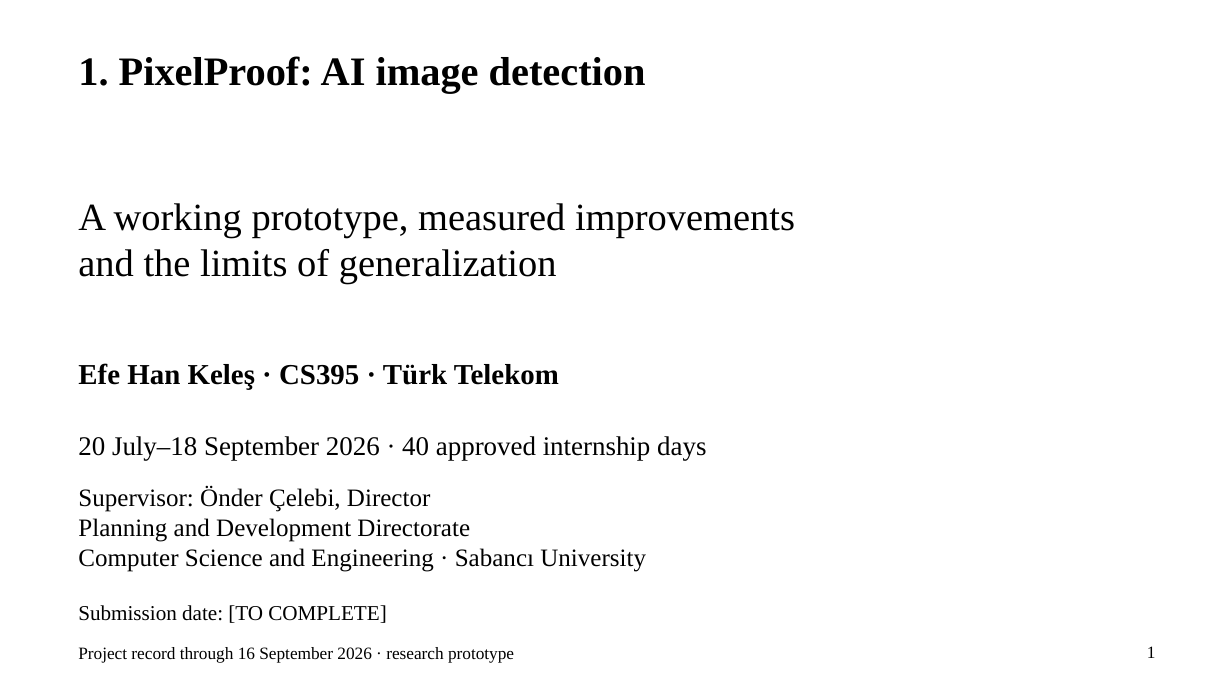
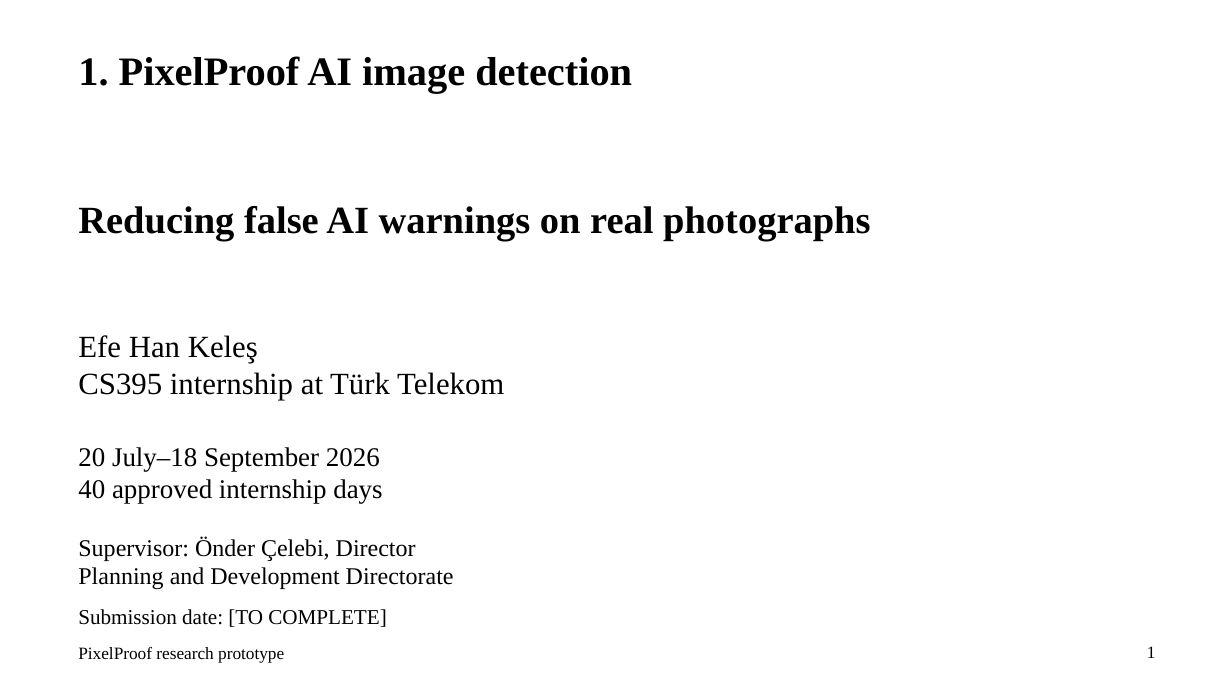
Before and after one commit to EfeHanKeles346/ai-image-detector, a slide deck: slide 1 of rapor/final_2026/deliverables/CS395_Presentation_EfeHan_Keles_25September2026.pptx. Drawn at 1232x693 pixels with LibreOffice and Linux fonts; fonts in the diff are those of the drawing. Boxes give left, top, right and bottom in pixels: in the first picture for what was removed or moved away, otherwise in the second. Text is boxed around its words. In the diff, an @@ line names an element or a change of style, - is before the commit and + after.

Commit message:
docs: simplify internship package to 21 pages and ten-minute talk

```diff
--- a/rapor/final_2026/deliverables/CS395_Presentation_EfeHan_Keles_25September2026.pptx
+++ b/rapor/final_2026/deliverables/CS395_Presentation_EfeHan_Keles_25September2026.pptx
@@ text at [78,56,632,93]: text changed @@
-1. PixelProof: AI image detection
+1. PixelProof AI image detection
@@ text at [78,206,870,241]: text changed; bold on @@
-A working prototype, measured improvements
-and the limits of generalization
+Reducing false AI warnings on real photographs
@@ text at [78,335,504,400]: text changed; size 22.5 to 24 pt; bold off @@
-Efe Han Keleş · CS395 · Türk Telekom
+Efe Han Keleş
+CS395 internship at Türk Telekom
@@ text at [78,447,382,504]: text changed @@
-20 July–18 September 2026 · 40 approved internship days
+20 July–18 September 2026
+40 approved internship days
@@ text "Supervisor: Önder Çelebi, Director": place and size @@
-text "Supervisor: Önder Çelebi, Director" at [78,486,646,572]
+text "Supervisor: Önder Çelebi, Director" at [78,537,454,590]
@@ text "Supervisor: Önder Çelebi, Director" at [78,537,454,590]: size 19.5 to 18.8 pt @@
@@ text at [78,548,646,572]: paragraph removed @@
-Computer Science and Engineering · Sabancı University
@@ text "Submission date: [TO COMPLETE]": place and size @@
-text "Submission date: [TO COMPLETE]" at [78,605,386,623]
+text "Submission date: [TO COMPLETE]" at [78,609,386,627]
@@ text at [78,647,284,663]: text changed @@
-Project record through 16 September 2026 · research prototype
+PixelProof research prototype
```
Also in this commit, not shown: 3 other slides changed, 8 slides added, 11 slides removed, 25 other files.
